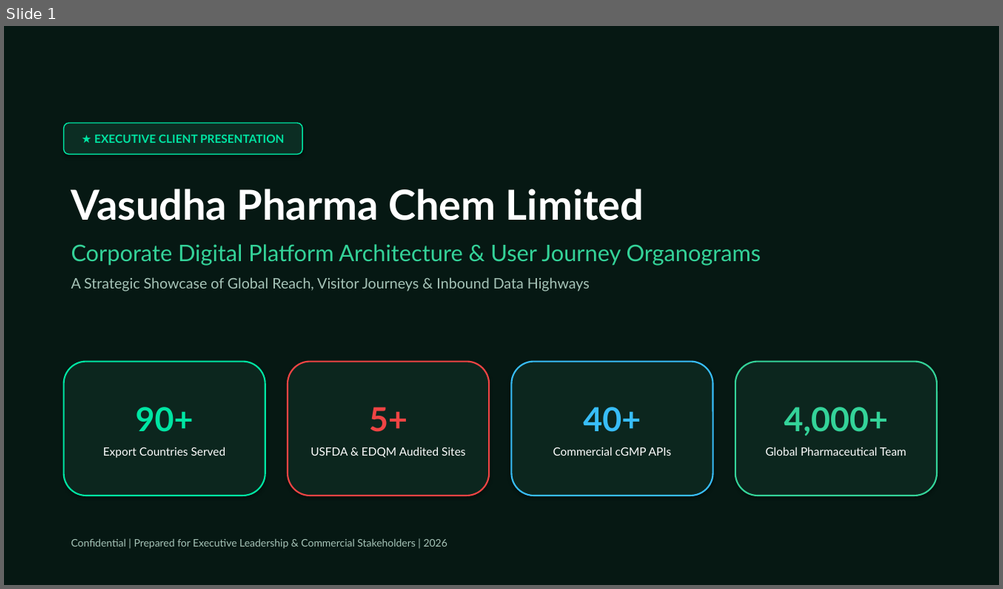
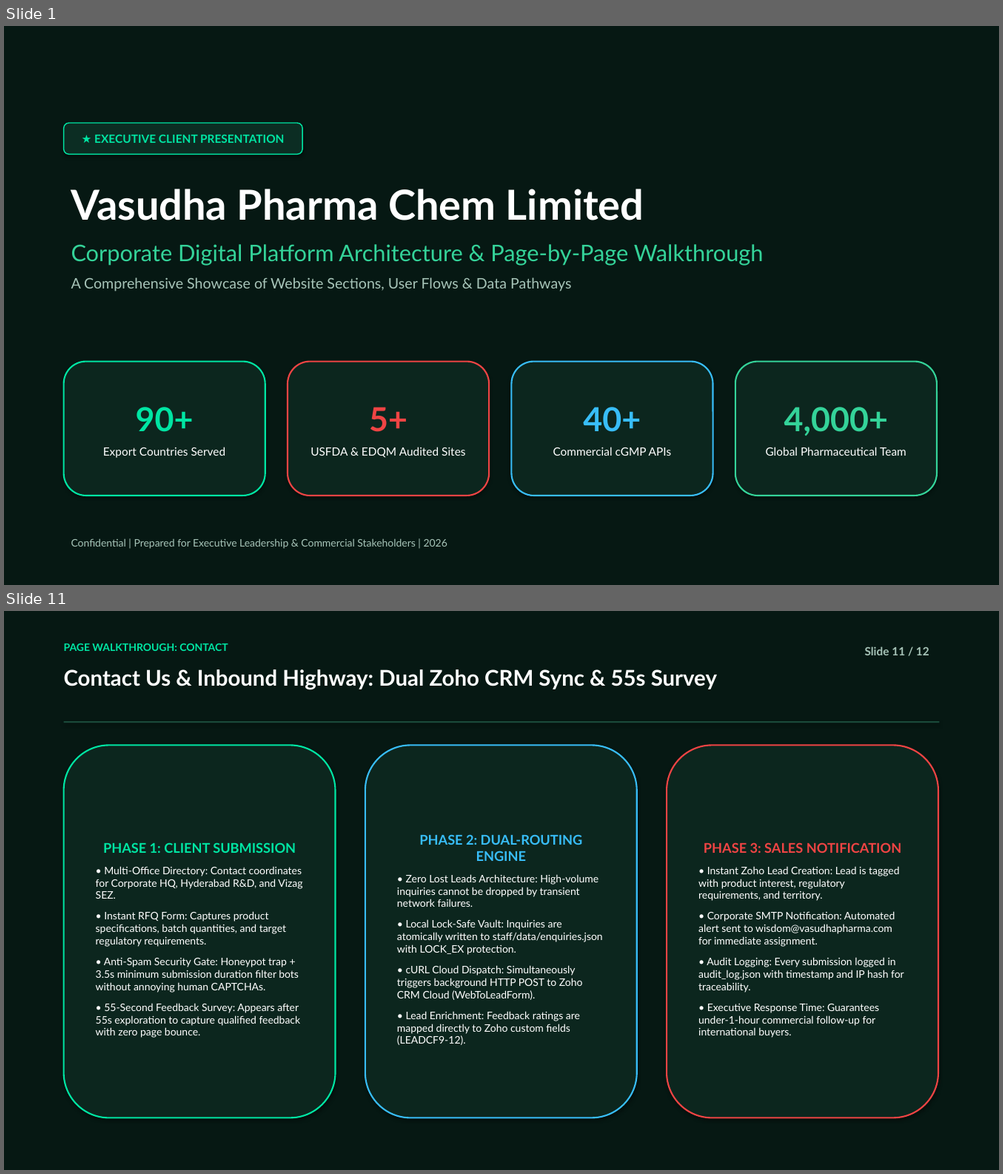
Before and after one commit to saikrishna-bethamcharla/vasudhapharma-green, a slide deck: Vasudha_Pharma_Executive_Presentation.pptx. Shown one above the other, each under a label of ours: slide 1 before the commit, slides 1 and 11 after it; the slides between them are not shown. The pictures are 1003x589 and 1003x1174 pixels, drawn with LibreOffice and Linux fonts; fonts in the diff are those of the drawing. Boxes give left, top, right and bottom in pixels: in the first picture for what was removed or moved away, otherwise in the second. Text is boxed around its words. In the diff, an @@ line names an element or a change of style, - is before the commit and + after.

Commit message:
docs(presentation): update deck to page-by-page walkthrough with 3D globe, About Us, and section organograms

```diff
--- a/Vasudha_Pharma_Executive_Presentation.pptx
+++ b/Vasudha_Pharma_Executive_Presentation.pptx
@@ slide 11 added at bbox=[4, 611, 999, 1170], background #FFFFFF @@
@@ rectangle added at bbox=[4, 611, 999, 1170], fill #061813 @@
@@ text added at bbox=[64, 643, 227, 651], 10 pt, text #00E5A3, bold @@
+PAGE WALKTHROUGH: CONTACT
@@ text added at bbox=[865, 647, 929, 655], 11 pt, text #A7C4B8, bold @@
+Slide 11 / 12
@@ text added at bbox=[64, 669, 717, 690], 21 pt, text #FFFFFF, bold @@
+Contact Us & Inbound Highway: Dual Zoho CRM Sync & 55s Survey
@@ rectangle added at bbox=[64, 721, 939, 723], fill #1A4A3A @@
@@ rounded rectangle added at bbox=[64, 745, 336, 1119], fill #0C261E, outline #00E5A3 1.5 pt, 10 pt, text #FFFFFF @@
+PHASE 1: CLIENT SUBMISSION
+• Multi-Office Directory: Contact coordinates for Corporate HQ, Hyderabad R&D, and Vizag SEZ.
+• Instant RFQ Form: Captures product specifications, batch quantities, and target regulatory requirements.
+• Anti-Spam Security Gate: Honeypot trap + 3.5s minimum submission duration filter bots without annoying human CAPTCHAs.
+• 55-Second Feedback Survey: Appears after 55s exploration to capture qualified feedback with zero page bounce.
@@ rounded rectangle added at bbox=[365, 745, 637, 1119], fill #0C261E, outline #38BDF8 1.5 pt, 10 pt, text #FFFFFF @@
+PHASE 2: DUAL-ROUTING ENGINE
+• Zero Lost Leads Architecture: High-volume inquiries cannot be dropped by transient network failures.
+• Local Lock-Safe Vault: Inquiries are atomically written to staff/data/enquiries.json with LOCK_EX protection.
+• cURL Cloud Dispatch: Simultaneously triggers background HTTP POST to Zoho CRM Cloud (WebToLeadForm).
+• Lead Enrichment: Feedback ratings are mapped directly to Zoho custom fields (LEADCF9-12).
@@ rounded rectangle added at bbox=[666, 745, 938, 1119], fill #0C261E, outline #EF4444 1.5 pt, 10 pt, text #FFFFFF @@
+PHASE 3: SALES NOTIFICATION
+• Instant Zoho Lead Creation: Lead is tagged with product interest, regulatory requirements, and territory.
+• Corporate SMTP Notification: Automated alert sent to wisdom@vasudhapharma.com for immediate assignment.
+• Audit Logging: Every submission logged in audit_log.json with timestamp and IP hash for traceability.
+• Executive Response Time: Guarantees under-1-hour commercial follow-up for international buyers.
@@ slide 1 changed as well @@
@@ text at bbox=[71, 244, 763, 292]: text changed @@
-Corporate Digital Platform Architecture & User Journey Organograms
-A Strategic Showcase of Global Reach, Visitor Journeys & Inbound Data Highways
+Corporate Digital Platform Architecture & Page-by-Page Walkthrough
+A Comprehensive Showcase of Website Sections, User Flows & Data Pathways
```
Also in this commit, not shown: 2 other slides changed, 8 other slides added, 9 slides removed, 2 other files.
